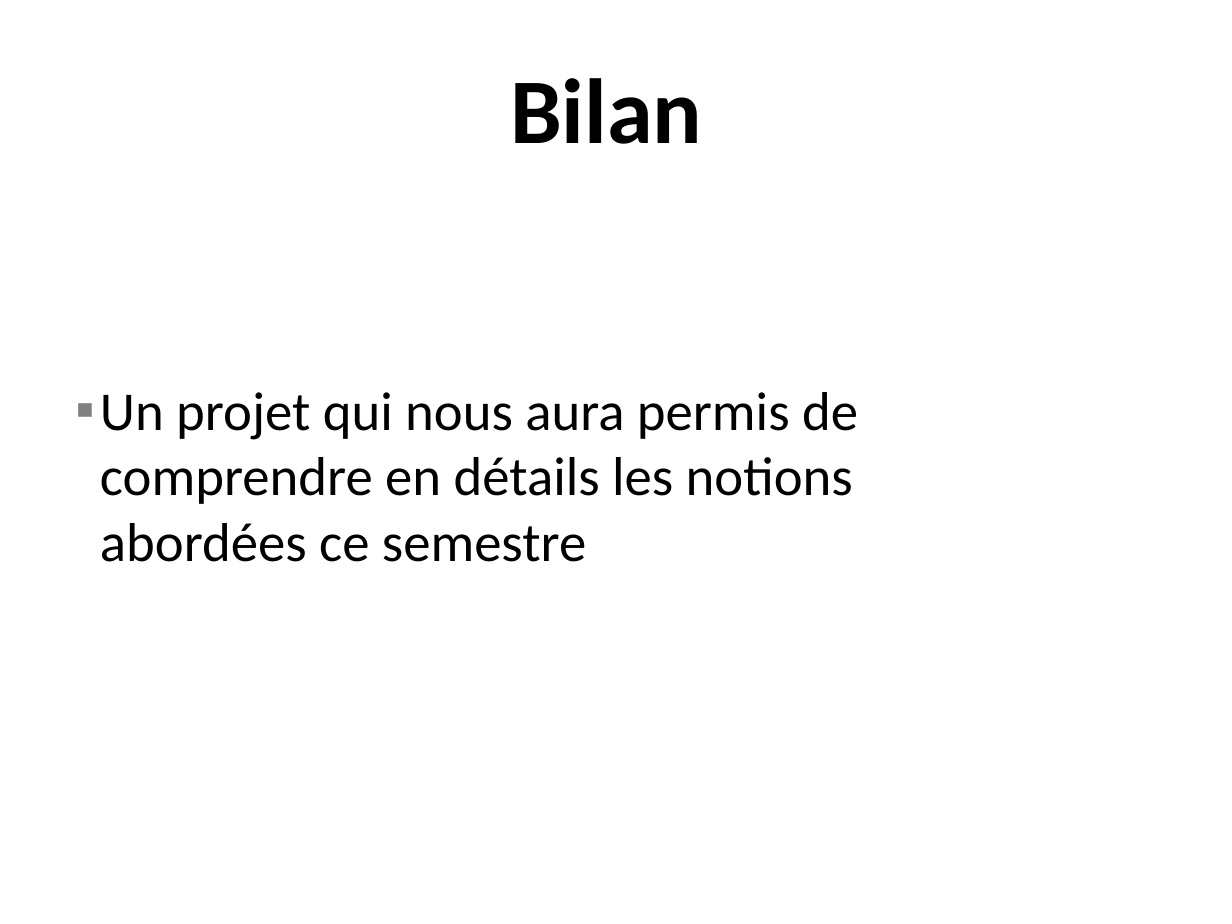
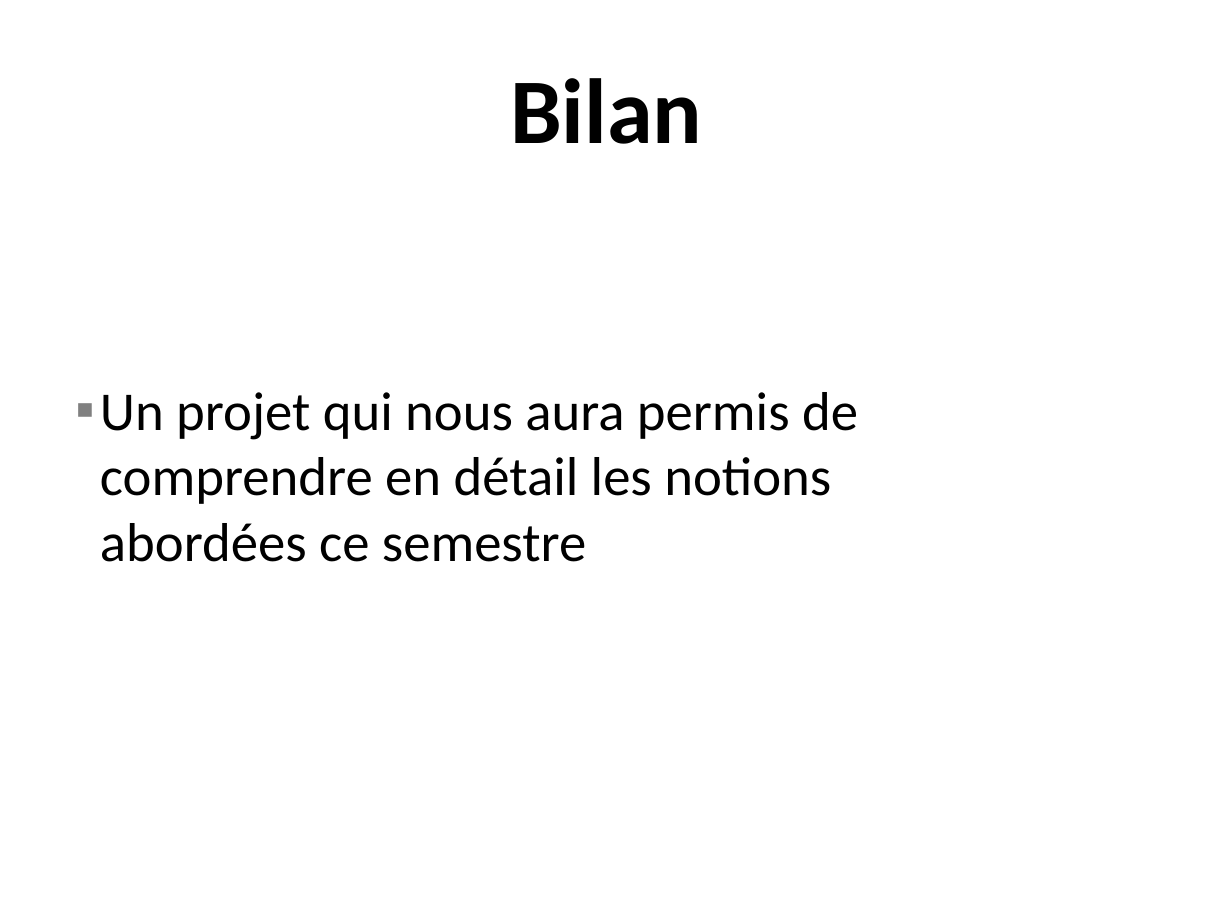
Before and after one commit to EudesRobin/mobilagent, a slide deck: slide 20 of rapport/sout_AR.pptx. Drawn at 1232x924 pixels with LibreOffice and Linux fonts; fonts in the diff are those of the drawing; background and template pictures are left out. Boxes give left, top, right and bottom in pixels: in the first picture for what was removed or moved away, otherwise in the second. Text is boxed around its words. In the diff, an @@ line names an element or a change of style, - is before the commit and + after.

```diff
--- a/rapport/sout_AR.pptx
+++ b/rapport/sout_AR.pptx
@@ text at (x1=100, y1=392, x2=858, y2=562): text changed @@
-▪ Un projet qui nous aura permis de comprendre en détails les notions abordées ce semestre
+▪ Un projet qui nous aura permis de comprendre en détail les notions abordées ce semestre
```
Also in this commit, not shown: 1 other file.
